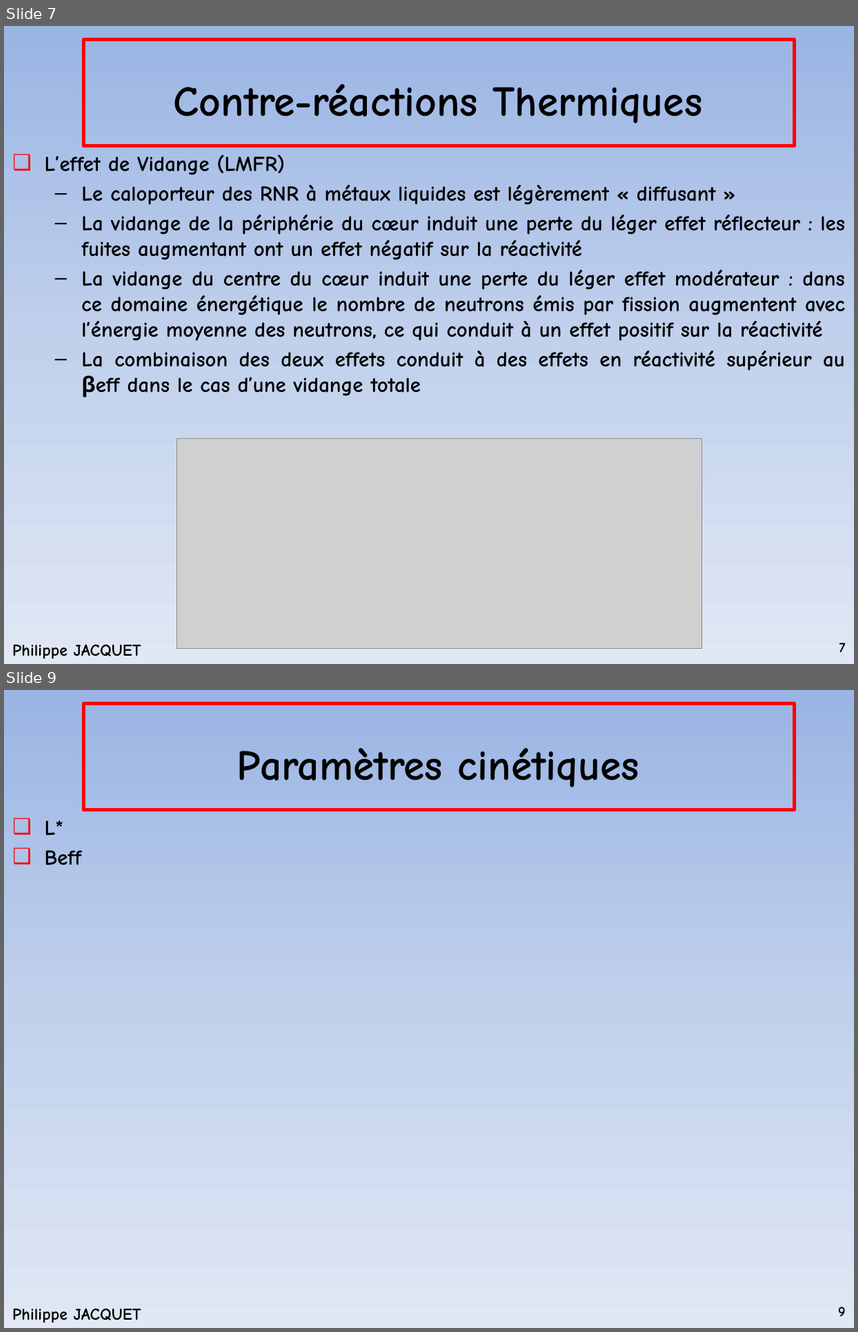
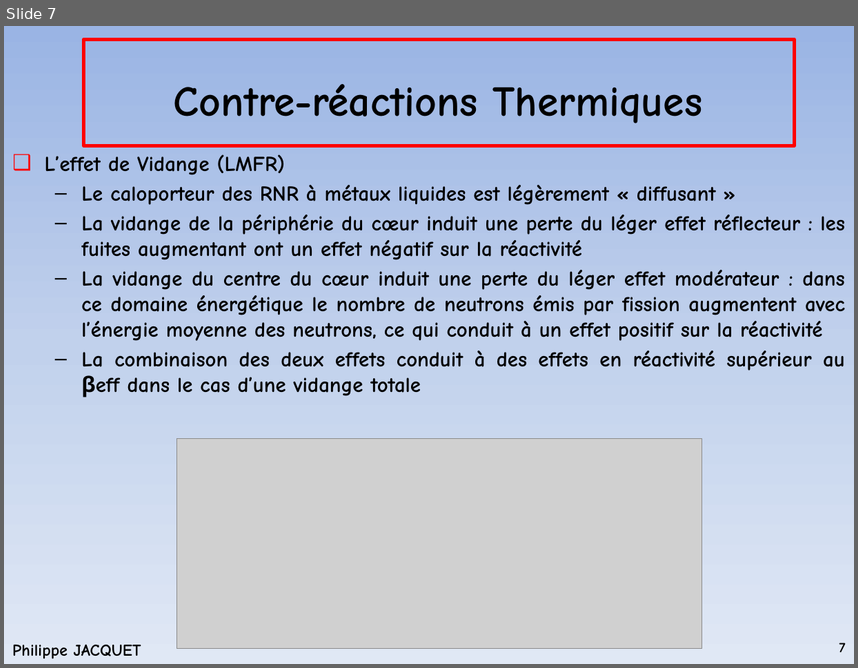
Before and after one commit to phjacquet/physor-smr-cnam, a slide deck: Cours2.pptx. Shown one above the other, each under a label of ours: slides 7 and 9 before the commit, slide 7 after it; the slides between them are not shown. The pictures are 858x1332 and 858x668 pixels, drawn with LibreOffice and Linux fonts; fonts in the diff are those of the drawing; grey boxes stand for pictures; background and template pictures are left out. Boxes give left, top, right and bottom in pixels: in the first picture for what was removed or moved away, otherwise in the second. Text is boxed around its words. In the diff, an @@ line names an element or a change of style, - is before the commit and + after.

```diff
--- a/Cours2.pptx
+++ b/Cours2.pptx
@@ slide 9 removed at (x1=4, y1=690, x2=854, y2=1328), background gradient #9AB5E4 to #C2D1ED to #E1E8F5; not listed: 2 template elements that a slide beside it also shows @@
@@ title removed at (x1=237, y1=748, x2=639, y2=787) @@
-Paramètres cinétiques
@@ text removed at (x1=45, y1=820, x2=82, y2=865) @@
-❑ L*
-❑ Beff
@@ page number removed at (x1=838, y1=1306, x2=846, y2=1316) @@
-9
```
Also in this commit, not shown: 2 slides changed, 2 slides added, 10 other files.
